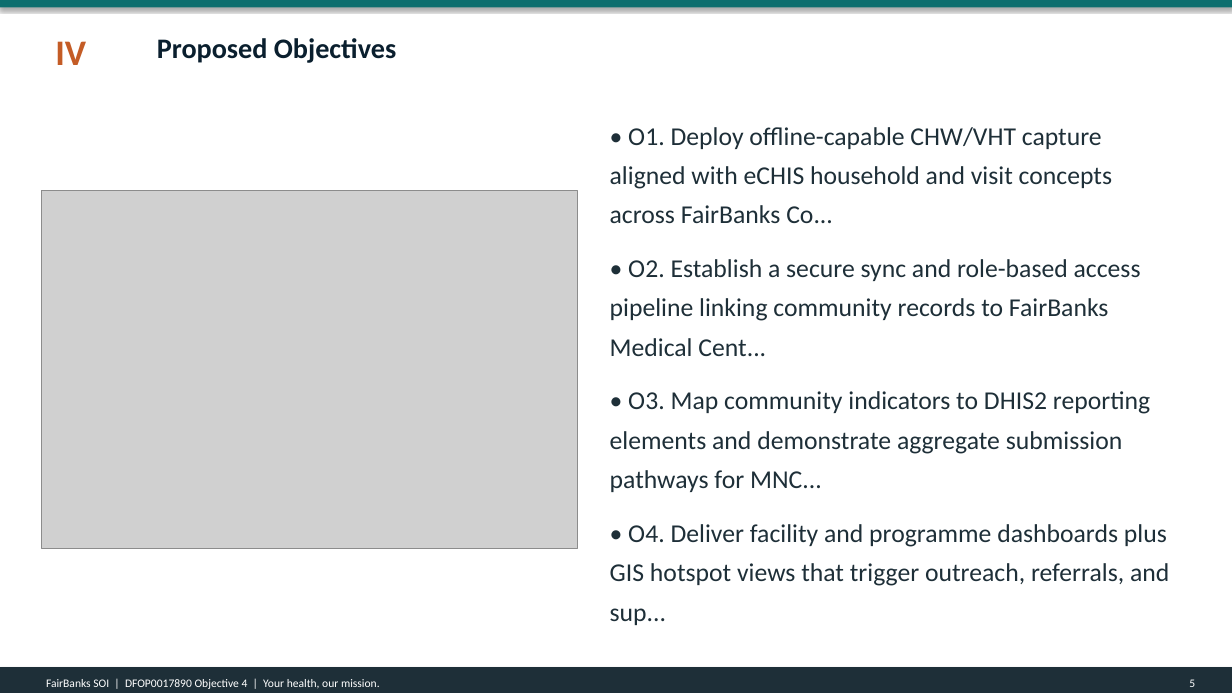
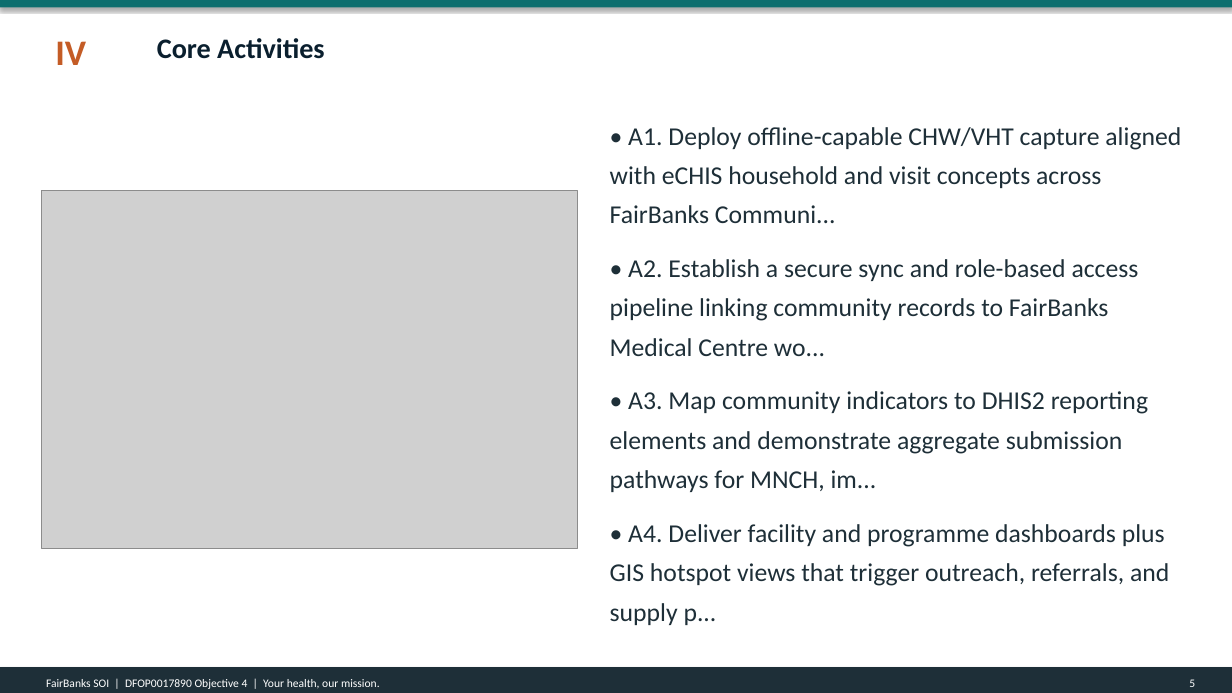
Before and after one commit to WASSWA2624/fairbanks, a slide deck: slide 5 of applications/dos-uganda/documents/dos-uganda_ppt.pptx. Drawn at 1232x693 pixels with LibreOffice and Linux fonts; fonts in the diff are those of the drawing; grey boxes stand for pictures. Boxes give left, top, right and bottom in pixels: in the first picture for what was removed or moved away, otherwise in the second. Text is boxed around its words. In the diff, an @@ line names an element or a change of style, - is before the commit and + after.

Commit message:
Revise build_dos-uganda_docs.py and associated documents to reflect updates in the Statement of Interest for the Uganda Health System MOU (DFOP0017890). Change "Step 1" to "Phase 1" in titles and subtitles, enhance project details including the proposed project title and organization name, and update narrative content to align with new objectives focused on interoperability and government ownership. Ensure consistency across Word, PDF, and PowerPoint formats while maintaining compliance with project guidelines.

```diff
--- a/applications/dos-uganda/documents/dos-uganda_ppt.pptx
+++ b/applications/dos-uganda/documents/dos-uganda_ppt.pptx
@@ text at <box>157,38,325,59</box>: text changed @@
-Proposed Objectives
+Core Activities
@@ text at <box>610,127,1181,625</box>: text changed @@
-• O1. Deploy offline-capable CHW/VHT capture aligned with eCHIS household and visit concepts across FairBanks Co...
-• O2. Establish a secure sync and role-based access pipeline linking community records to FairBanks Medical Cent...
-• O3. Map community indicators to DHIS2 reporting elements and demonstrate aggregate submission pathways for MNC...
-• O4. Deliver facility and programme dashboards plus GIS hotspot views that trigger outreach, referrals, and sup...
+• A1. Deploy offline-capable CHW/VHT capture aligned with eCHIS household and visit concepts across FairBanks Communi...
+• A2. Establish a secure sync and role-based access pipeline linking community records to FairBanks Medical Centre wo...
+• A3. Map community indicators to DHIS2 reporting elements and demonstrate aggregate submission pathways for MNCH, im...
+• A4. Deliver facility and programme dashboards plus GIS hotspot views that trigger outreach, referrals, and supply p...
```
Also in this commit, not shown: 9 other slides changed, 4 other files.
